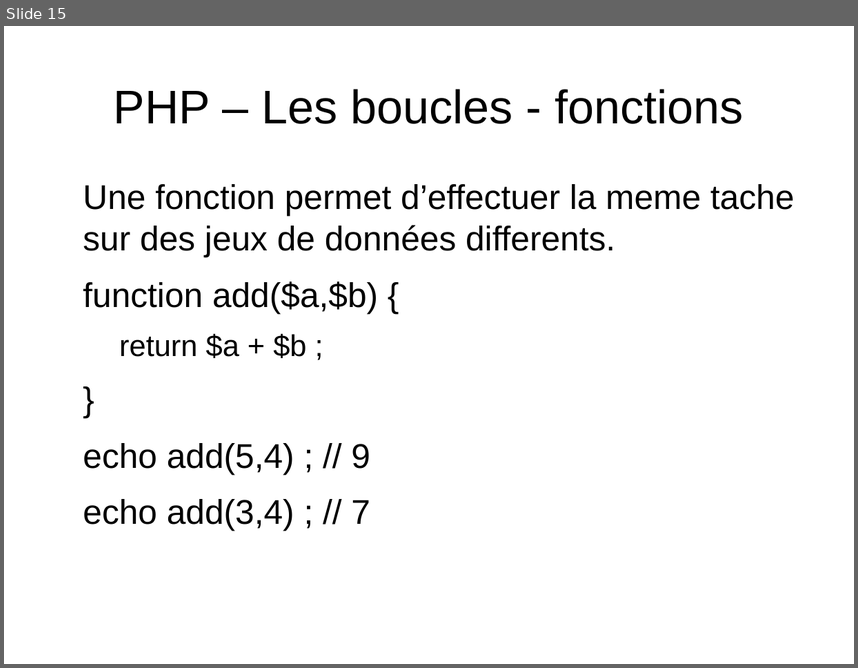
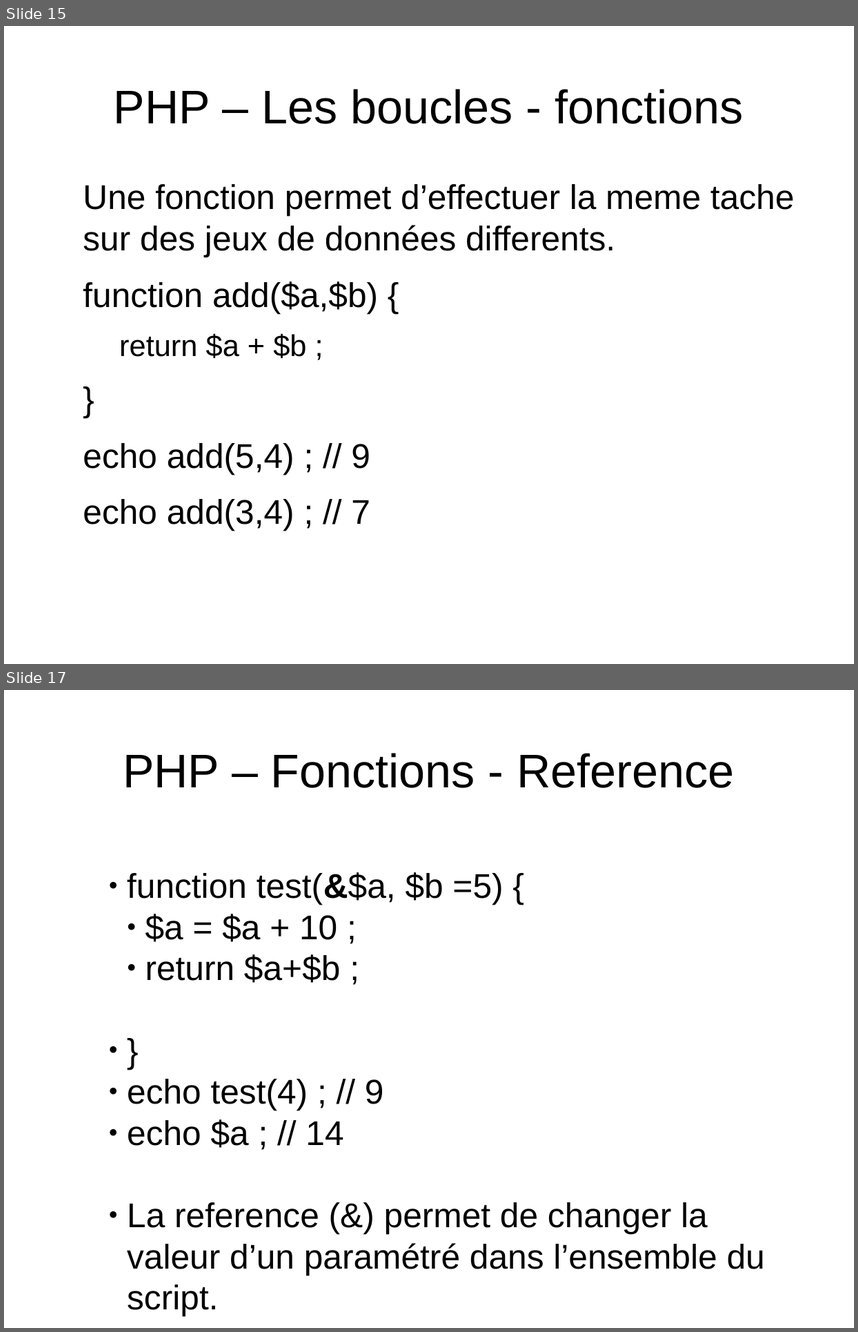
Before and after one commit to NicoM88/formation, a slide deck: PHP/formation.odp. Shown one above the other, each under a label of ours: slide 15 before the commit, slides 15 and 17 after it; the slides between them are not shown. The pictures are 858x668 and 858x1332 pixels, drawn with LibreOffice and Linux fonts; fonts in the diff are those of the drawing. Boxes give left, top, right and bottom in pixels: in the first picture for what was removed or moved away, otherwise in the second. Text is boxed around its words. In the diff, an @@ line names an element or a change of style, - is before the commit and + after.

Commit message:
exercices fonctions

```diff
--- a/PHP/formation.odp
+++ b/PHP/formation.odp
@@ slide 17 added at bbox=[4, 690, 854, 1328], background #FFFFFF @@
@@ title added at bbox=[123, 753, 734, 788], 44 pt, text #000000 @@
+PHP – Fonctions - Reference
@@ text added at bbox=[127, 872, 765, 1316], 32 pt, text #000000 @@
+● function test(&$a, $b =5) {
+  ● $a = $a + 10 ;
+  ● return $a+$b ;
+● }
+● echo test(4) ; // 9
+● echo $a ; // 14
+● La reference (&) permet de changer la valeur d’un paramétré dans l’ensemble du script.
```
Also in this commit, not shown: 1 slide removed, 1 other file.
